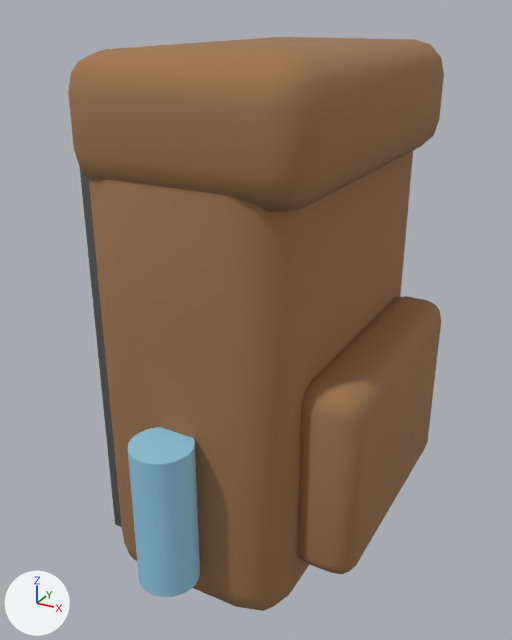
A saved change to the FBX model SourceArt/Models/SM_BigBackpack.fbx.
Before and after are seen from a camera (50 mm lens) standing at (0.334, -0.638, 0.571) and looking at (-0.009, -0.014, 0.259). Lighting does not change. The marker at lower left points along +X, +Y and +Z. The picture after the commit comes second. Where no turn or scale is listed for an object, it has been applied to the vertices.

Before the edit, the objects in view are built like this:
```python
me_sm_bigbackpack_001 = bpy.data.meshes.new('SM_BigBackpack.001')
me_sm_bigbackpack_001.from_pydata(...)  # 576 vertices, 542 faces; spans x -0.128..0.161, y -0.237..0.237, z 0.0..0.541
# faces by material slot: [294, 196, 52]
me_sm_bigbackpack_001.materials.append(mat_m_c_341707_0)  # brown #a07650
me_sm_bigbackpack_001.materials.append(mat_m_fabric)  # dark grey #595959
me_sm_bigbackpack_001.materials.append(mat_m_c_295979_0)  # blue #95cbe7
ob_sm_bigbackpack = bpy.data.objects.new('SM_BigBackpack', me_sm_bigbackpack_001)
ob_sm_bigbackpack.location = (0.0, 0.0, 0.0)
```
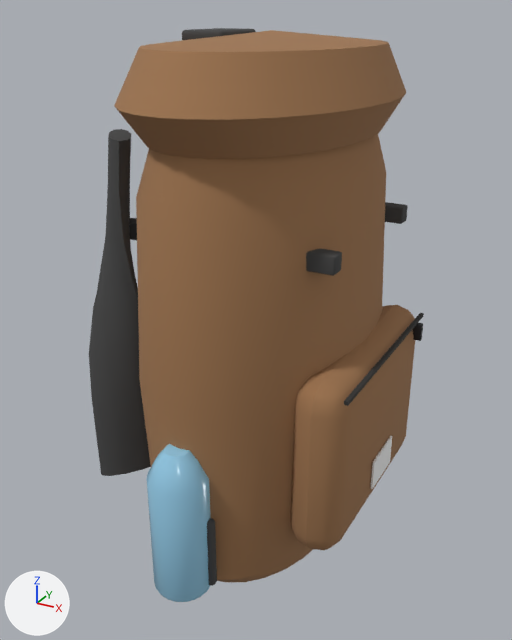
Location of each change, [x1, y1, x2, y2] in pixels of the pictures (512 x 640 px; the box of a moved part takes in the faces that stretch with it):
'SM_BigBackpack', reshaped (11% narrower): before [68, 37, 444, 611]; after [89, 28, 424, 602]
part 1 of me_sm_bigbackpack_001, added: after [344, 313, 424, 406]
part 2 of me_sm_bigbackpack_001, moved or reshaped (not visible before): after [412, 323, 423, 341]
part 3 of me_sm_bigbackpack_001, added: after [371, 436, 392, 489]
part 4 of me_sm_bigbackpack_001, rebuilt (23% narrower): before [89, 151, 413, 611]; after [136, 134, 386, 582]
part 5 of me_sm_bigbackpack_001, rebuilt: before [80, 170, 122, 527]; after [89, 129, 151, 476]
part 6 of me_sm_bigbackpack_001, rebuilt (22% narrower, 26% shorter): before [68, 37, 444, 212]; after [114, 30, 406, 159]
part 7 of me_sm_bigbackpack_001, rebuilt (13% narrower, 12% shorter): before [297, 296, 441, 574]; after [290, 305, 415, 550]
part 8 of me_sm_bigbackpack_001, rebuilt (10% narrower, 7% shorter): before [128, 427, 200, 597]; after [146, 444, 211, 602]
part 9 of me_sm_bigbackpack_001, added: after [129, 218, 342, 276]
part 10 of me_sm_bigbackpack_001, added: after [207, 518, 217, 586]
part 11 of me_sm_bigbackpack_001, added: after [385, 202, 408, 224]
part 12 of me_sm_bigbackpack_001, added: after [182, 28, 256, 40]

Diff of the bpy script that builds the scene:
```diff
--- a/SourceArt/Models/SM_BigBackpack.fbx.py
+++ b/SourceArt/Models/SM_BigBackpack.fbx.py
@@ me_sm_bigbackpack_001 @@
-me_sm_bigbackpack_001.from_pydata(...)  # 576 vertices, 542 faces; spans x -0.128..0.161, y -0.237..0.237, z 0.0..0.541
+me_sm_bigbackpack_001.from_pydata(...)  # 1476 vertices, 1562 faces; spans x -0.16..0.146, y -0.214..0.214, z 0.0..0.552
+# me_sm_bigbackpack_001 part 1: a new loose piece, a box spanning x 0.136..0.14, y -0.115..0.115, z 0.2453..0.2493, in mat_m_blackpolymer (dark grey #303030)
+# me_sm_bigbackpack_001 part 2: the loose piece of 96 vertices spanning x -0.127..-0.102, y 0.09..0.14, z 0.023..0.483 is scaled about its middle by (0.489, 0.104, 0.0413), then moved by (0.255, -0.023, -0.017), in mat_m_steel (dark grey #3f3f42)
+# me_sm_bigbackpack_001 part 3: a new loose piece, a box spanning x 0.1393..0.1413, y -0.0288..0.0287, z 0.0978..0.1322, in mat_m_white (white #f3f3f3)
+# me_sm_bigbackpack_001 part 4: the loose piece of 96 vertices spanning x -0.104..0.104, y -0.184..0.184, z 0.0..0.517 is rebuilt with 142 vertices and now spans x -0.114..0.114, y -0.184..0.184, z 0.0..0.517
+# me_sm_bigbackpack_001 part 5: the loose piece of 96 vertices spanning x -0.128..-0.103, y -0.14..-0.09, z 0.023..0.483 is rebuilt with 90 vertices and now spans x -0.16..-0.09, y -0.143..-0.064, z 0.091..0.461, in mat_m_c_050505_0 (dark grey #454545)
+# me_sm_bigbackpack_001 part 6: the loose piece of 96 vertices spanning x -0.105..0.125, y -0.19..0.19, z 0.426..0.541 is rebuilt with 86 vertices and now spans x -0.121..0.121, y -0.185..0.185, z 0.46..0.552
+# me_sm_bigbackpack_001 part 7: the loose piece of 96 vertices spanning x 0.092..0.161, y -0.138..0.138, z 0.058..0.264 is rebuilt with 80 vertices and now spans x 0.08..0.138, y -0.127..0.126, z 0.063..0.259
+# me_sm_bigbackpack_001 part 8: the loose piece of 48 vertices spanning x -0.03..0.03, y -0.237..-0.177, z 0.063..0.213 is rebuilt with 102 vertices and now spans x -0.03..0.03, y -0.214..-0.154, z 0.034..0.194
+# me_sm_bigbackpack_001 part 9: a new loose piece of 96 vertices spanning x -0.115..0.115, y -0.101..-0.083, z 0.359..0.377, in mat_m_c_050505_0 (dark grey #454545)
+# me_sm_bigbackpack_001 part 10: a new loose piece of 96 vertices spanning x -0.035..0.035, y -0.183..-0.173, z 0.041..0.12, in mat_m_c_050505_0 (dark grey #454545)
+# me_sm_bigbackpack_001 part 11: a new loose piece of 96 vertices spanning x -0.115..0.115, y 0.083..0.101, z 0.359..0.377, in mat_m_c_050505_0 (dark grey #454545)
+# me_sm_bigbackpack_001 part 12: a new loose piece of 96 vertices spanning x -0.08..-0.034, y -0.034..0.035, z 0.54..0.552, in mat_m_c_050505_0 (dark grey #454545)
+# other edits to the shape of me_sm_bigbackpack_001 do not show in these pictures
 me_sm_bigbackpack_001.materials.append(mat_m_c_341707_0)
-me_sm_bigbackpack_001.materials.append(mat_m_fabric)  # dark grey #595959
 me_sm_bigbackpack_001.materials.append(mat_m_c_295979_0)
+me_sm_bigbackpack_001.materials.append(mat_m_blackpolymer)  # dark grey #303030
+me_sm_bigbackpack_001.materials.append(mat_m_steel)  # dark grey #3f3f42
+me_sm_bigbackpack_001.materials.append(mat_m_c_050505_0)  # dark grey #454545
+me_sm_bigbackpack_001.materials.append(mat_m_white)  # white #f3f3f3
```
